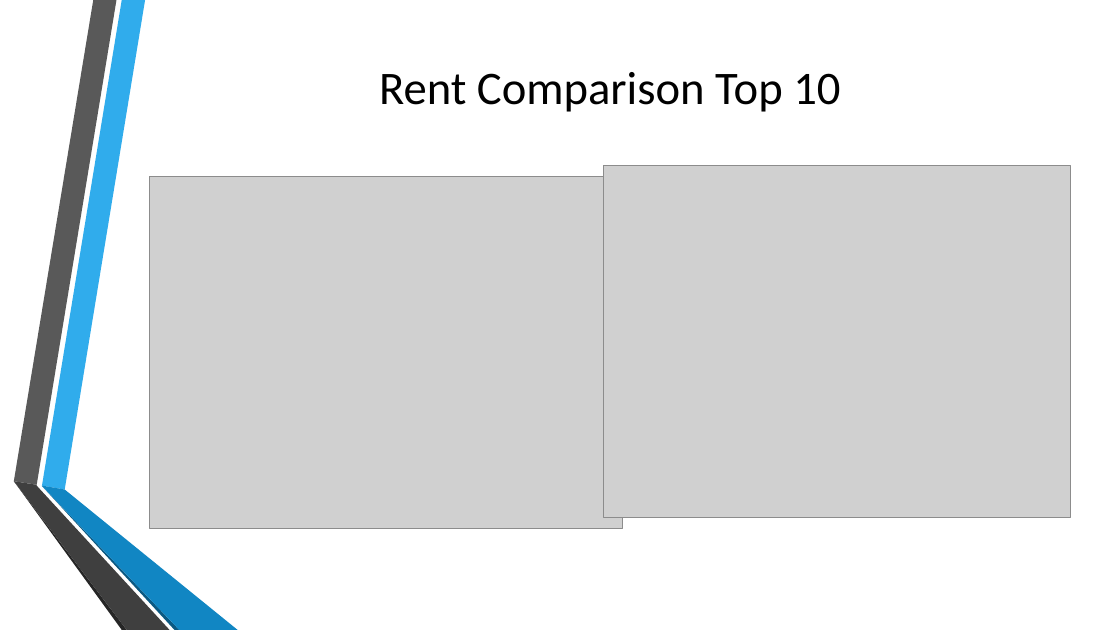
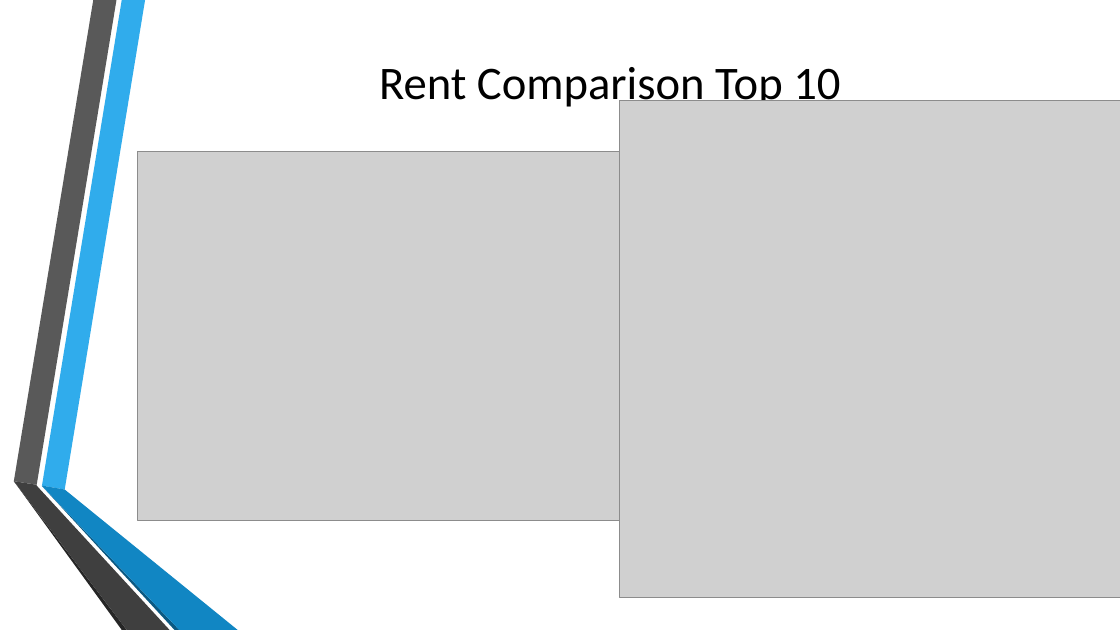
Before and after one commit to josephlomas/Project1_GroupRepo, a slide deck: slide 5 of Real Estate EDA.pptx (slide 6 before the commit). Drawn at 1120x630 pixels with LibreOffice and Linux fonts; fonts in the diff are those of the drawing; grey boxes stand for pictures. Boxes give left, top, right and bottom in pixels: in the first picture for what was removed or moved away, otherwise in the second. Text is boxed around its words. In the diff, an @@ line names an element or a change of style, - is before the commit and + after.

```diff
--- a/Real Estate EDA.pptx
+++ b/Real Estate EDA.pptx
@@ title "Rent Comparison Top 10" rewrapped from (379,72,840,112) to (379,67,840,111) @@
@@ picture: place and size @@
-picture at (603,166,1070,518)
+picture at (619,100,1120,597)
@@ picture: place and size @@
-picture at (150,176,623,528)
+picture at (138,151,620,520)
```
Also in this commit, not shown: 5 other slides changed, 2 slides added, 2 slides removed.
